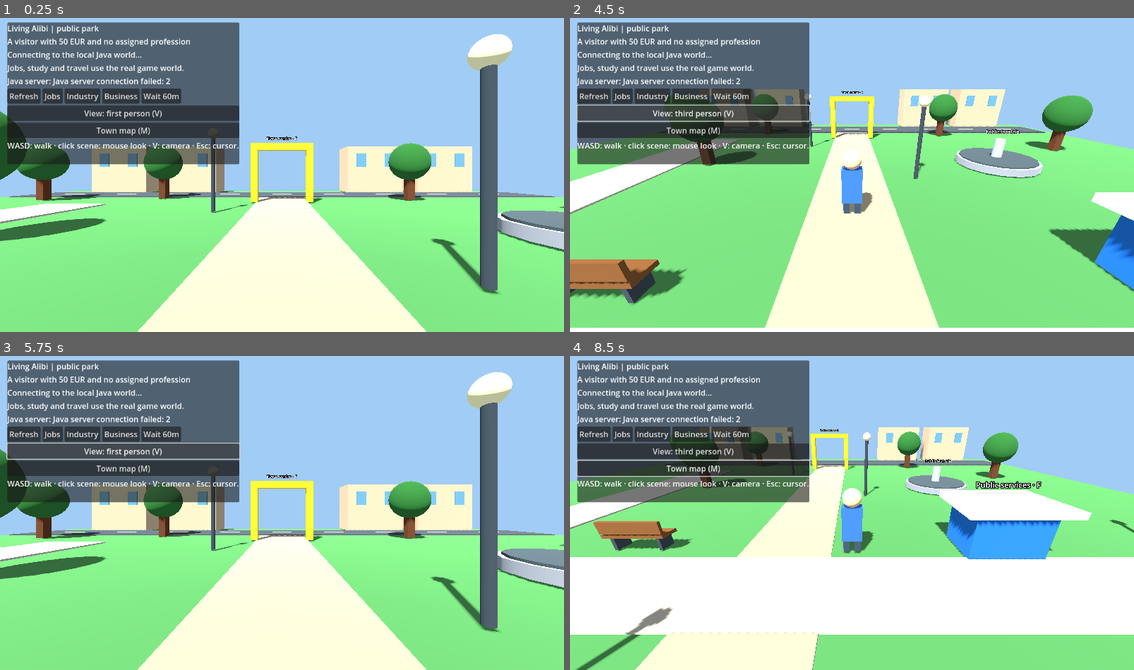
Above: before the commit, frames 1-4 (two rows, left to right).
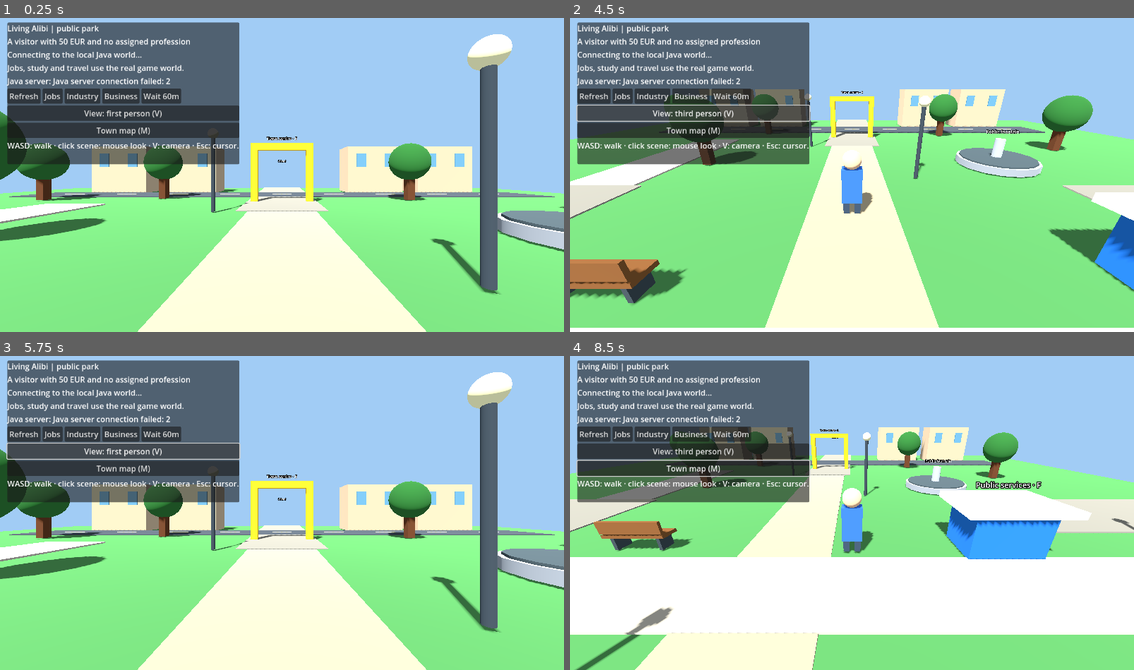
Above: after the commit, the same moments.

Repository: holovin777/living-alibi
Game: Godot game, scene res://scenes/park.tscn
The game is run twice, just before and just after one commit, with the same random seed, the same clock (stepped at 60 frames per second) and the same inputs.
Inputs (mouse positions are in pixels of both pictures, inside the frame that each line leads up to):
- Up to frame 1 (0.25 s): no input
- Up to frame 2 (4.5 s): click "Refresh" at 0.5 s; click "Jobs" at 1.25 s; click "Industry" at 2 s; click "Business" at 2.75 s; click "Wait 60m" at 3.5 s; click "View: first person (V)" at 4.25 s
- Up to frame 3 (5.75 s): click "View: third person (V)" at 5 s
- Up to frame 4 (8.5 s): click "Town map (M)" at 5.75 s; tap Enter at 6.5 s; move the mouse to (976, 497) at 6.52 s; hold D 6.53-7.28 s; tap M at 6.6 s; click (976, 497) at 6.67 s; tap Space at 7.25 s; move the mouse to (739, 528) at 7.27 s; hold S 7.28-8.03 s; tap V at 7.35 s; move the mouse to (908, 440) at 8.02 s; hold D from 8.03 s (still down); tap E at 8.1 s

The runs differ from the first frame. In frame 1, 0.7% of the frame differs, in the area x 0-100%, y 45-62%; in frame 2, 2.0%; in frame 3, 0.7%; in frame 4, 3.0%, in the area x 0-100%, y 26-57%.

Commit message:
feat(godot): walkable district road crossings with authoritative arrivals

Diff:
--- a/godot/scripts/ParkDemo.gd
+++ b/godot/scripts/ParkDemo.gd
@@ -10,6 +10,10 @@
 const WALK_SPEED := 4.5
 const WALKER_RADIUS := 0.32
 const COLLISION_STEP := 0.12
+const ROAD_EDGE := 24.0
+const ROAD_HALF_WIDTH := 2.0
+const ROAD_TRIGGER := 23.8
+const TownLayout = preload("res://scripts/TownMap.gd")
 const MOUSE_SENSITIVITY := 0.0025
 const EYE_HEIGHT := 1.65
 
@@ -30,6 +34,10 @@
 var _environment: Environment
 var _api
 var _current_place := ""
+var _road_links: Dictionary = {}
+var _road_pending := ""
+var _road_arrival := Vector3.ZERO
+var _road_blocked := ""
 var _last_snapshot: Dictionary = {}
 var _connected := false
 var _locations: Array = []
@@ -75,7 +83,7 @@
 func _process(delta: float) -> void:
     var direction := Vector3.ZERO
     # Do not move away from an open clickable interaction menu.
-    if not _travel_panel.visible and not _action_panel.visible and not _map_panel.visible:
+    if _road_pending.is_empty() and not _travel_panel.visible and not _action_panel.visible and not _map_panel.visible:
         if Input.is_key_pressed(KEY_W) or Input.is_key_pressed(KEY_UP):
             direction.z -= 1.0
         if Input.is_key_pressed(KEY_S) or Input.is_key_pressed(KEY_DOWN):
@@ -88,15 +96,20 @@
         # The Java world controls district transitions; this is local preview walking.
         var relative_motion := Basis(Vector3.UP, _view_yaw) * direction.normalized()
         _avatar.position = _move_on_ground(_avatar.position,
-                relative_motion * delta * WALK_SPEED, WALKER_RADIUS)
+                relative_motion * delta * WALK_SPEED, WALKER_RADIUS, true)
         _follow_player()
+        _try_road_crossing(relative_motion)
 
     _animate_residents(delta)
     if not _near_gate():
         _travel_panel.visible = false
     if not _near_kiosk():
         _action_panel.visible = false
-    if _near_gate():
+    if not _road_pending.is_empty():
+        _hint.text = "Waiting for Java to confirm arrival..."
+    elif not _road_destination(_avatar.position, ROAD_TRIGGER).is_empty():
+        _hint.text = "District crossing · walk forward to travel"
+    elif _near_gate():
         _hint.text = "E: travel gate (game time). V: camera. Esc: cursor."
     elif _near_kiosk():
         _hint.text = "F: local interactions. V: camera. Esc: cursor."
@@ -206,7 +219,7 @@
     _ground_material = StandardMaterial3D.new()
     _ground_material.albedo_color = Color(0.27, 0.49, 0.26)
     var ground := BoxMesh.new()
-    ground.size = Vector3(40.0, 0.3, 40.0)
+    ground.size = Vector3(48.0, 0.3, 48.0)
     var floor := MeshInstance3D.new()
     floor.mesh = ground
     floor.material_override = _ground_material
@@ -267,9 +280,13 @@
                 _box(_scenery, Vector3(2.0, 1.0, 1.6), Color(0.32, 0.38, 0.42),
                         Vector3(offset, 0.5, 2.2))
         "RIVER":
-            _add_obstacle(Vector3(-11.0, 0.0, 0.0), Vector2(10.0, 35.0))
+            # A bridge keeps the east-west public road dry.
+            for z in [-10.0, 10.0]:
+                _add_obstacle(Vector3(-11.0, 0.0, z), Vector2(10.0, 15.0))
             _box(_scenery, Vector3(10.0, 0.11, 35.0), Color(0.12, 0.40, 0.67),
                     Vector3(-11.0, 0.02, 0.0))
+            _box(_scenery, Vector3(10.5, 0.12, 4.8), Color(0.45,0.34,0.23),
+                    Vector3(-11.0, 0.10, 0.0))
             _tree(Vector3(12.0, 0.0, 7.0))
         "WOODS":
             for p in [
@@ -282,16 +299,60 @@
             _building("Neighborhood", Color(0.57, 0.61, 0.57))
             _tree(Vector3(11.0, 0.0, 7.0))
 
+    _build_road_links(place_id)
     _apply_weather()
+
+func _build_road_links(place_id: String) -> void:
+    _road_links.clear()
+    var roads := Node3D.new()
+    roads.name = "DistrictRoads"
+    _scenery.add_child(roads)
+    for id in TownLayout.DISTRICTS:
+        if not TownLayout.adjacent(place_id, str(id)):
+            continue
+        var direction := (TownLayout.world_center(str(id)) -
+                TownLayout.world_center(place_id)).normalized()
+        _road_links[direction] = str(id)
+        var vertical := absf(direction.z) > 0.5
+        var dimensions := Vector3(4.0,0.05,15.0) if vertical else Vector3(15.0,0.05,4.0)
+        _box(roads, dimensions, Color(0.49,0.47,0.42),
+                direction * 16.5 + Vector3(0,0.025,0))
+        _sign(roads, str(id).capitalize(), direction * 19.0 + Vector3(0,2.8,0))
+
+func _road_destination(at: Vector3, minimum: float) -> String:
+    for key in _road_links:
+        var direction: Vector3 = key
+        var along := at.dot(direction)
+        var lateral := (at - direction * along).length()
+        if along >= minimum and along <= ROAD_EDGE + 0.001 and lateral <= ROAD_HALF_WIDTH:
+            return str(_road_links[key])
+    return ""
+
+func _try_road_crossing(motion: Vector3) -> void:
+    var destination := _road_destination(_avatar.position, ROAD_TRIGGER)
+    if destination.is_empty():
+        _road_blocked = ""
+        return
+    var direction := (TownLayout.world_center(destination) -
+            TownLayout.world_center(_current_place)).normalized()
+    if motion.dot(direction) <= 0.0 or destination == _road_blocked:
+        return
+    if not _connected or _api.is_busy() or not _road_pending.is_empty():
+        return
+    _road_pending = destination
+    var lateral := _avatar.position - direction * _avatar.position.dot(direction)
+    _road_arrival = lateral - direction * 23.0
+    _api.go_to(destination)
 
 # A flat, client-side collision layer. The Java server owns district travel
 # and never trusts these local visual positions as proof of an action.
 func _add_obstacle(center: Vector3, size: Vector2) -> void:
     _obstacles.append(Rect2(Vector2(center.x, center.z) - size * 0.5, size))
 
-func _can_stand(at: Vector3, radius: float) -> bool:
+func _can_stand(at: Vector3, radius: float, allow_roads: bool = false) -> bool:
     if absf(at.x) > 17.0 or absf(at.z) > 17.0:
-        return false
+        if not allow_roads or _road_destination(at, 17.0).is_empty():
+            return false
     var p := Vector2(at.x, at.z)
     for obstacle in _obstacles:
         var nearest := p.clamp(obstacle.position, obstacle.end)
@@ -299,7 +360,8 @@
             return false
     return true
 
-func _move_on_ground(from: Vector3, displacement: Vector3, radius: float) -> Vector3:
+func _move_on_ground(from: Vector3, displacement: Vector3, radius: float,
+        allow_roads: bool = false) -> Vector3:
     # Substeps prevent tunnelling even when a frame takes longer than usual.
     # Independent axes permit sliding along walls instead of sticking to them.
     var count := maxi(1, ceili(Vector2(displacement.x, displacement.z).length() / COLLISION_STEP))
@@ -307,14 +369,14 @@
     var at := from
     for i in range(count):
         var candidate := at + step
-        if _can_stand(candidate, radius):
+        if _can_stand(candidate, radius, allow_roads):
             at = candidate
         else:
             candidate = at + Vector3(step.x, 0.0, 0.0)
-            if _can_stand(candidate, radius):
+            if _can_stand(candidate, radius, allow_roads):
                 at = candidate
             candidate = at + Vector3(0.0, 0.0, step.z)
-            if _can_stand(candidate, radius):
+            if _can_stand(candidate, radius, allow_roads):
                 at = candidate
     return at
 
@@ -693,6 +755,7 @@
 func _travel_to(destination: String) -> void:
     if not _near_gate() or _api.is_busy() or not _connected:
         return
+    _road_blocked = ""
     _travel_panel.visible = false
     _api.go_to(destination)
 
@@ -911,10 +974,16 @@
     _last_snapshot = snapshot
     var player: Dictionary = snapshot.get("player", {})
     var new_place := str(player.get("placeId", "PARK"))
+    var road_arrival := new_place == _road_pending and not _road_pending.is_empty()
+    if not _road_pending.is_empty():
+        _road_blocked = "" if road_arrival else _road_pending
+        _road_pending = ""
     if new_place != _current_place:
         _current_place = new_place
         _render_place(new_place)
-        _avatar.position = Vector3.ZERO
+        _avatar.position = _road_arrival if road_arrival else Vector3.ZERO
+        if not _can_stand(_avatar.position, WALKER_RADIUS, true):
+            _avatar.position = Vector3.ZERO
         _locations.clear() # Previous-origin travel estimates are now stale.
         _follow_player()
         _action_panel.visible = false
@@ -1066,4 +1135,7 @@
             node.disabled = busy or same_place
 
 func _on_request_failed(message: String) -> void:
+    if not _road_pending.is_empty():
+        _road_blocked = _road_pending
+        _road_pending = ""
     _message.text = "Java server: " + message
--- a/godot/scripts/TownMap.gd
+++ b/godot/scripts/TownMap.gd
@@ -74,5 +74,5 @@
         var detail := "YOU" if id == current_place else (
                 "%s min" % travel_minutes[id] if travel_minutes.has(id) else "—")
         draw_string(font,center+Vector2(-49,16),detail,HORIZONTAL_ALIGNMENT_CENTER,98,12,Color("#edcb75"))
-    draw_string(font,Vector2(10,315),"Road layout concept · times supplied by Java · M / Esc to close",
+    draw_string(font,Vector2(10,315),"Walk along roads · times supplied by Java · M / Esc to close",
             HORIZONTAL_ALIGNMENT_LEFT,-1,13,Color.WHITE)
--- a/godot/tests/SceneNavigationSmoke.gd
+++ b/godot/tests/SceneNavigationSmoke.gd
@@ -87,6 +87,52 @@
     if not _check(edge.x <= 17.0 and edge.x > 16.8,
             "district boundary remains enforced"):
         return
+
+    if not _check(world._road_links.size() == 4
+            and world._road_destination(Vector3(0,0,-23.9),23.8) == "SCHOOL"
+            and world._road_destination(Vector3(23.9,0,0),23.8) == "LIBRARY"
+            and world._road_destination(Vector3(-23.9,0,0),23.8) == "BAKERY"
+            and world._road_destination(Vector3(0,0,23.9),23.8) == "RIVER",
+            "park has four walkable connections matching the town layout"):
+        return
+    var road_end: Vector3 = world._move_on_ground(Vector3(0,0,16),
+            Vector3(0,0,12),world.WALKER_RADIUS,true)
+    if not _check(road_end.z >= 23.8 and road_end.z <= 24.001,
+            "visitor can walk to a road seam"):
+        return
+    var offroad: Vector3 = world._move_on_ground(Vector3(8,0,16),
+            Vector3(0,0,12),world.WALKER_RADIUS,true)
+    if not _check(offroad.z <= 17.0, "off-road district boundary remains solid"):
+        return
+    # Simulate server rejection and committed arrival without a live Java process.
+    world._road_pending = "SCHOOL"
+    world._road_arrival = Vector3(0,0,23)
+    world._on_request_failed("offline test")
+    if not _check(world._road_pending.is_empty() and world._road_blocked == "SCHOOL"
+            and world._current_place == "PARK", "failed crossing keeps the original district"):
+        return
+    world._road_pending = "SCHOOL"
+    world._view_yaw = 0.25
+    world._on_world_updated(_world("SCHOOL", "School"))
+    if not _check(world._current_place == "SCHOOL"
+            and world._avatar.position == Vector3(0,0,23)
+            and is_equal_approx(world._view_yaw,0.25)
+            and world._road_destination(Vector3(0,0,23.9),23.8) == "PARK",
+            "confirmed road arrival preserves orientation and enters opposite edge"):
+        return
+    world._road_pending = "PARK"
+    world._road_arrival = Vector3(0,0,-23)
+    world._on_world_updated(_world("PARK", "Park"))
+    world._avatar.position = Vector3.ZERO
+    world._view_yaw = 0.0
+    world._follow_player()
+    world._on_world_updated(_world("RIVER", "River"))
+    var bridge: Vector3 = world._move_on_ground(Vector3(-5,0,0),
+            Vector3(-12,0,0),world.WALKER_RADIUS,true)
+    if not _check(bridge.x < -16.8 and world._can_stand(bridge,world.WALKER_RADIUS,true),
+            "river crossing has a walkable bridge"):
+        return
+    world._on_world_updated(_world("PARK", "Park"))
 
     var populated_park := _world("PARK", "Park")
     populated_park["residents"] = [
